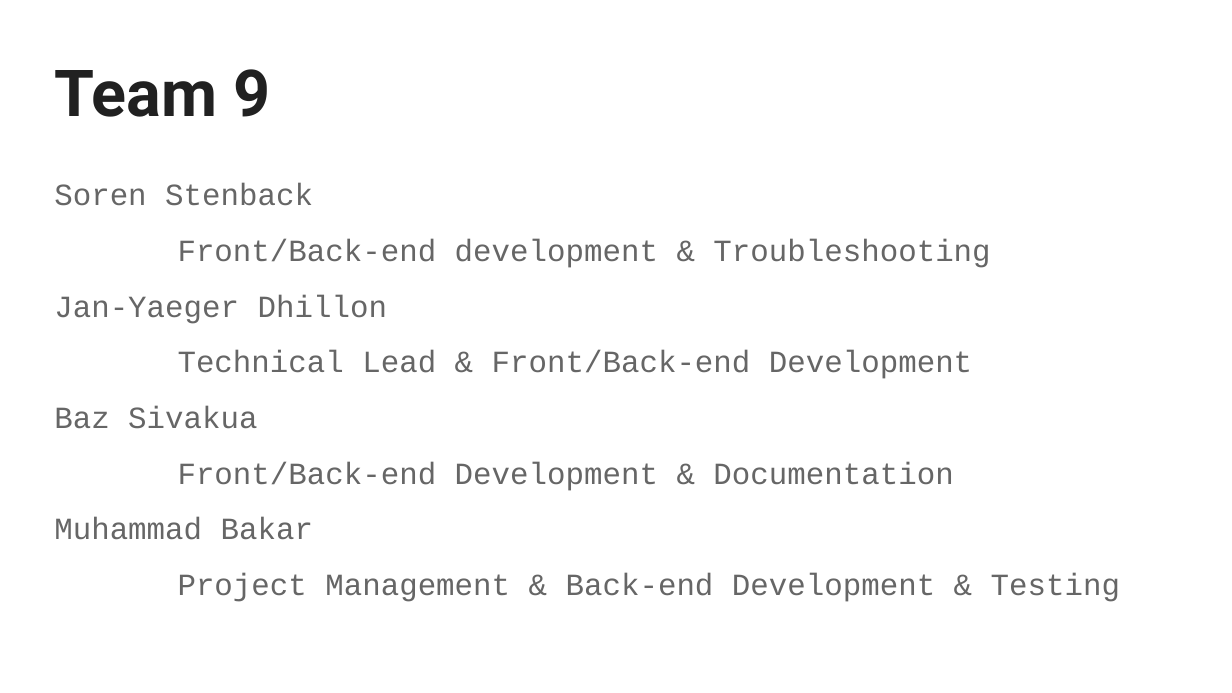
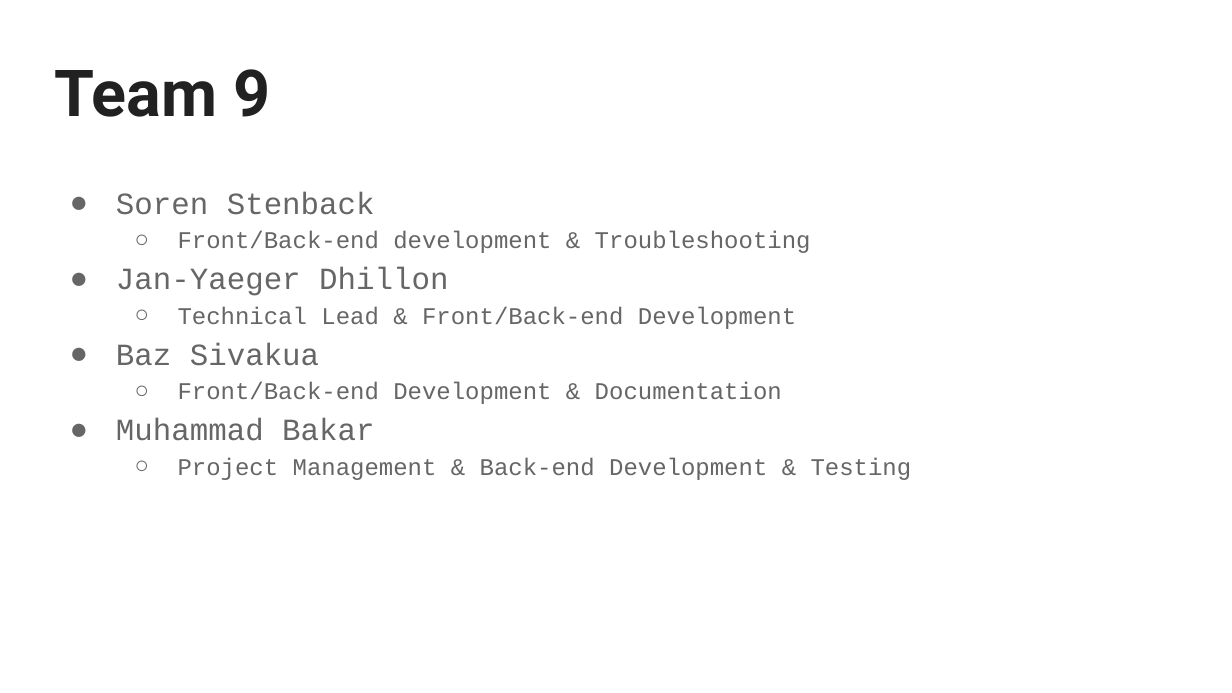
Before and after one commit to COSC-499-W2023/year-long-project-team-9, a slide deck: slide 3 of docs/minipresentation/Team 9 Mini-Presentation.pptx. Drawn at 1232x693 pixels with LibreOffice and Linux fonts; fonts in the diff are those of the drawing. Boxes give left, top, right and bottom in pixels: in the first picture for what was removed or moved away, otherwise in the second. Text is boxed around its words. In the diff, an @@ line names an element or a change of style, - is before the commit and + after.

```diff
--- a/docs/minipresentation/Team 9 Mini-Presentation.pptx
+++ b/docs/minipresentation/Team 9 Mini-Presentation.pptx
@@ text "Soren Stenback" at <box>116,192,912,480</box>: size 18 to 14 pt in "Front/Back-end development & Troubleshooting", "Technical Lead & Front/Back-end Development", "Front/Back-end Development & Documentation", "Project Management & Back-end Development & Testing"; bullet none to ●; line spacing 0.95 to 1.15; bullet none to ○; list level 1 to 2 in "Front/Back-end development & Troubleshooting"; less space between paragraphs; list level 1 to 2 in "Technical Lead & Front/Back-end Development"; list level 1 to 2 in "Front/Back-end Development & Documentation"; list level 1 to 2 in "Project Management & Back-end Development ..." @@
```
Also in this commit, not shown: 2 other slides changed, 1 slide added.
